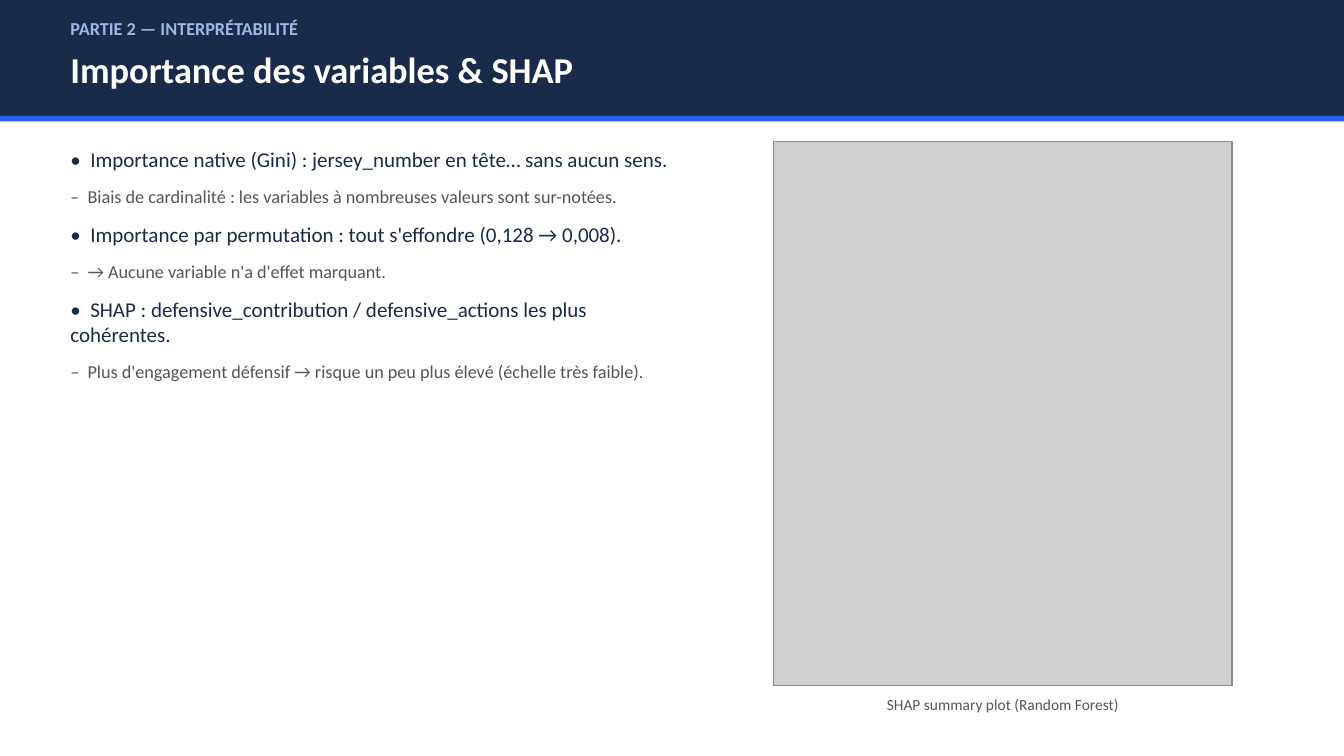
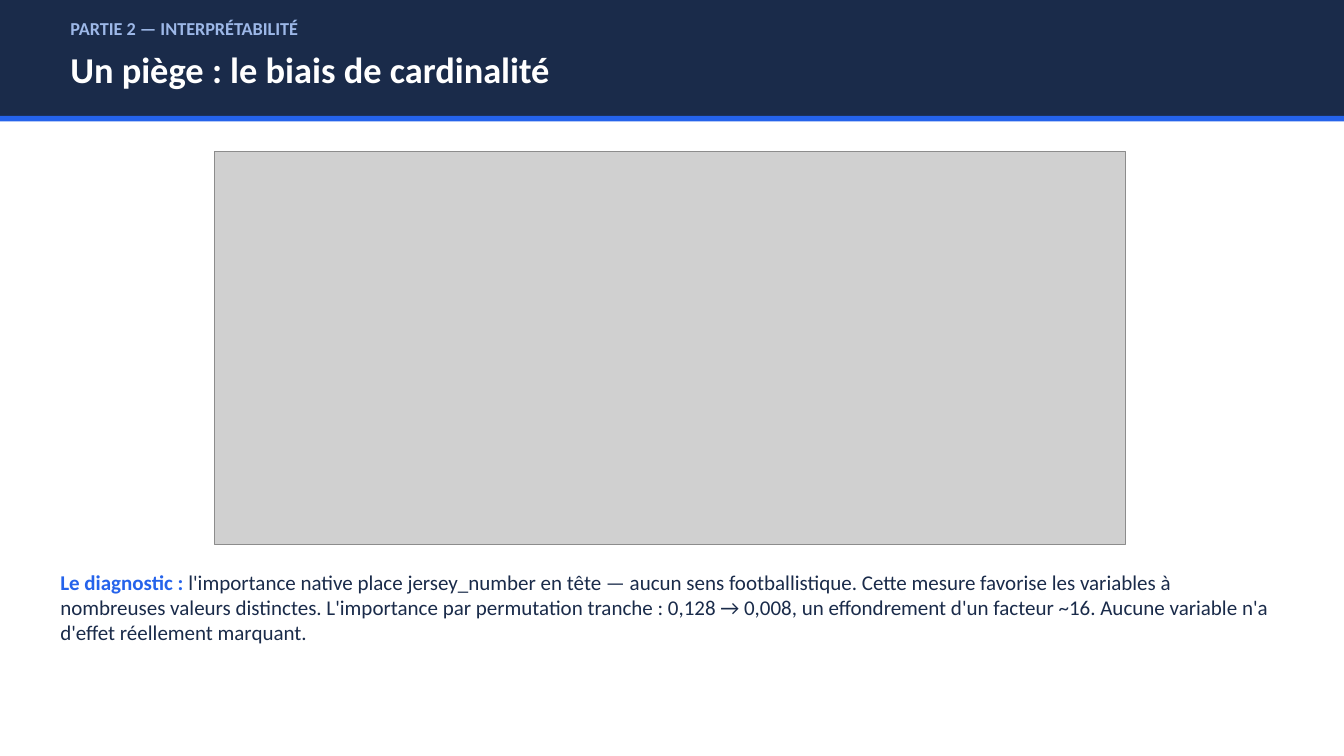
Before and after one commit to RobinsanKiritheepan/Cours_Python, a slide deck: slide 10 of Cours_IA/Machine_learning/Cartons_Jaunes_FIFA2026/Presentation_ML_FIFA.pptx (slide 7 before the commit). Drawn at 1344x756 pixels with LibreOffice and Linux fonts; fonts in the diff are those of the drawing; grey boxes stand for pictures. Boxes give left, top, right and bottom in pixels: in the first picture for what was removed or moved away, otherwise in the second. Text is boxed around its words. In the diff, an @@ line names an element or a change of style, - is before the commit and + after.

```diff
--- a/Cours_IA/Machine_learning/Cartons_Jaunes_FIFA2026/Presentation_ML_FIFA.pptx
+++ b/Cours_IA/Machine_learning/Cartons_Jaunes_FIFA2026/Presentation_ML_FIFA.pptx
@@ text at bbox=[70, 57, 550, 89]: text changed @@
-Importance des variables & SHAP
+Un piège : le biais de cardinalité
@@ picture removed at bbox=[774, 141, 1233, 686] @@
@@ text removed at bbox=[70, 152, 667, 381] @@
-• Importance native (Gini) : jersey_number en tête… sans aucun sens.
-– Biais de cardinalité : les variables à nombreuses valeurs sont sur-notées.
-• Importance par permutation : tout s'effondre (0,128 → 0,008).
-– → Aucune variable n'a d'effet marquant.
-• SHAP : defensive_contribution / defensive_actions les plus cohérentes.
-– Plus d'engagement défensif → risque un peu plus élevé (échelle très faible).
@@ picture added at bbox=[215, 151, 1126, 544] @@
@@ text added at bbox=[60, 575, 1268, 644], 15 pt, text #1A2B4A @@
+Le diagnostic : l'importance native place jersey_number en tête — aucun sens footballistique. Cette mesure favorise les variables à nombreuses valeurs distinctes. L'importance par permutation tranche : 0,128 → 0,008, un effondrement d'un facteur ~16. Aucune variable n'a d'effet réellement marquant.
@@ text removed at bbox=[887, 699, 1119, 713] @@
-SHAP summary plot (Random Forest)
```
Also in this commit, not shown: 7 other slides changed, 6 slides added, 2 slides removed, 6 other files.
